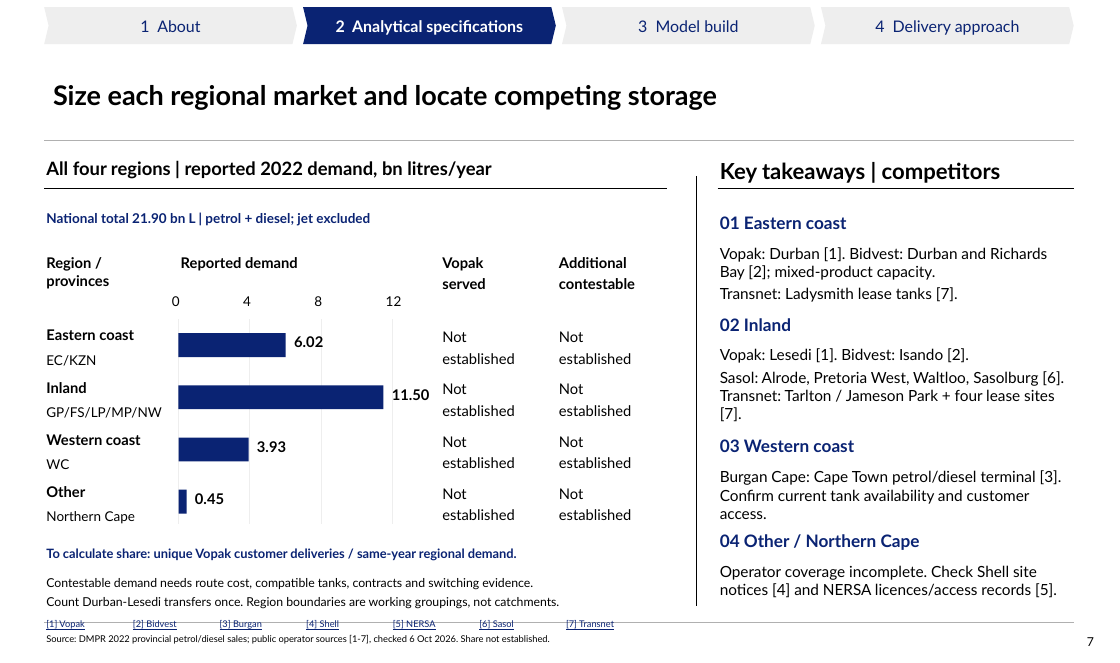
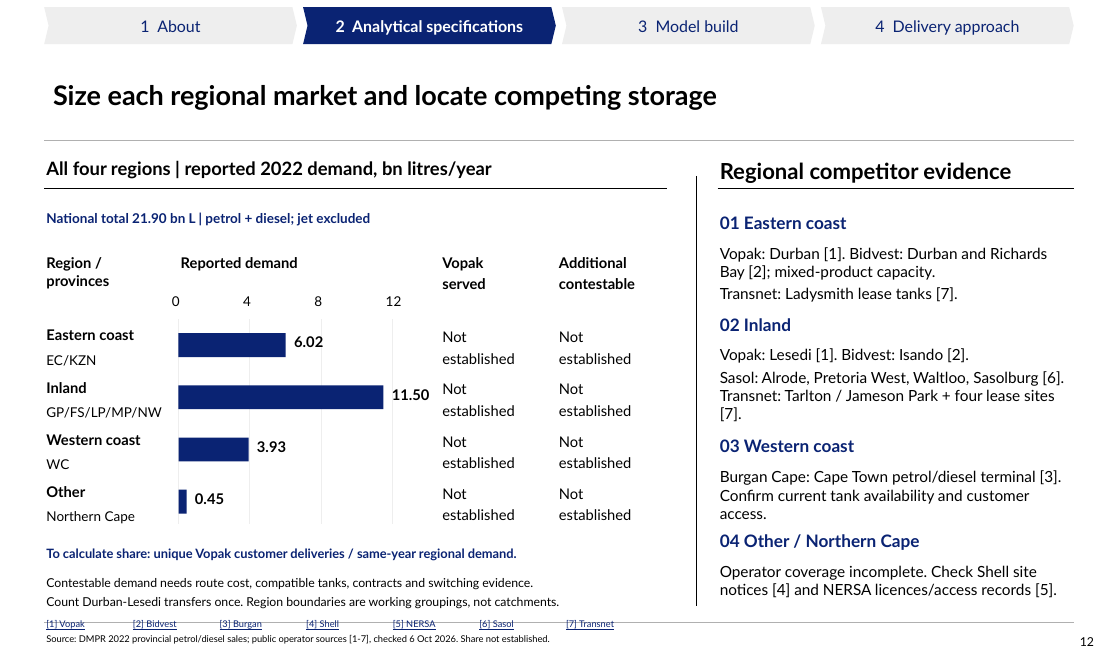
Before and after one commit to Africa-International-Advisors/liquid_fuels_model, a slide deck: slide 12 of pptx/output/delivered/Vopak_Week1_Analytical_Pack_2026_10_06.pptx (slide 7 before the commit). Drawn at 1120x663 pixels with LibreOffice and Linux fonts; fonts in the diff are those of the drawing; background and template pictures are left out. Boxes give left, top, right and bottom in pixels: in the first picture for what was removed or moved away, otherwise in the second. Text is boxed around its words. In the diff, an @@ line names an element or a change of style, - is before the commit and + after.

Commit message:
Lead Week 1 pack with SCR and separate findings from next steps
Move partner SCR overview after cover. Add six labelled evidence-gap deep dives covering national balance and ports, demand drivers, refinery scenarios, route costs, actual share and contestability, and deferred investment. Preserve regional competitor detail and existing exhibits. Deliver matching 16-page PPT and PDF under stable filenames, with prior delivery archived. PowerPoint visual review and package checks passed; governance retains 50 existing open exceptions.

```diff
--- a/pptx/output/delivered/Vopak_Week1_Analytical_Pack_2026_10_06.pptx
+++ b/pptx/output/delivered/Vopak_Week1_Analytical_Pack_2026_10_06.pptx
@@ text at (720,162,1011,183): text changed @@
-Key takeaways | competitors
+Regional competitor evidence
@@ page number at (1080,637,1094,646): text changed @@
-7
+12
```
Also in this commit, not shown: 7 other slides changed, 6 slides added, 6 other files.
